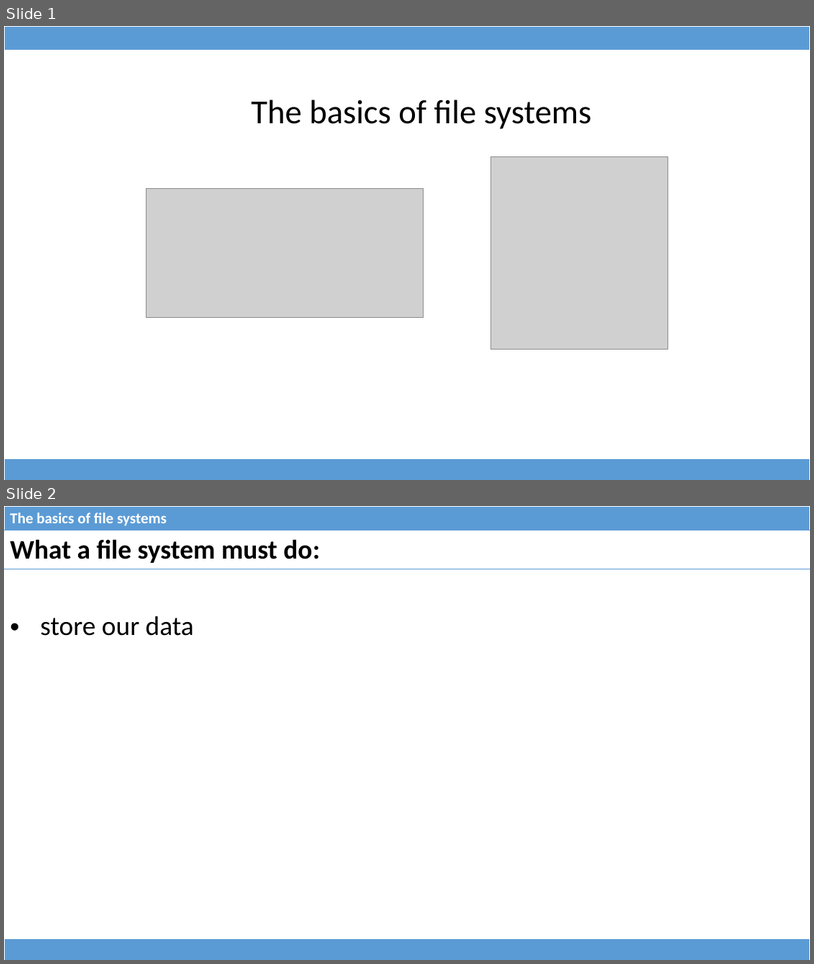
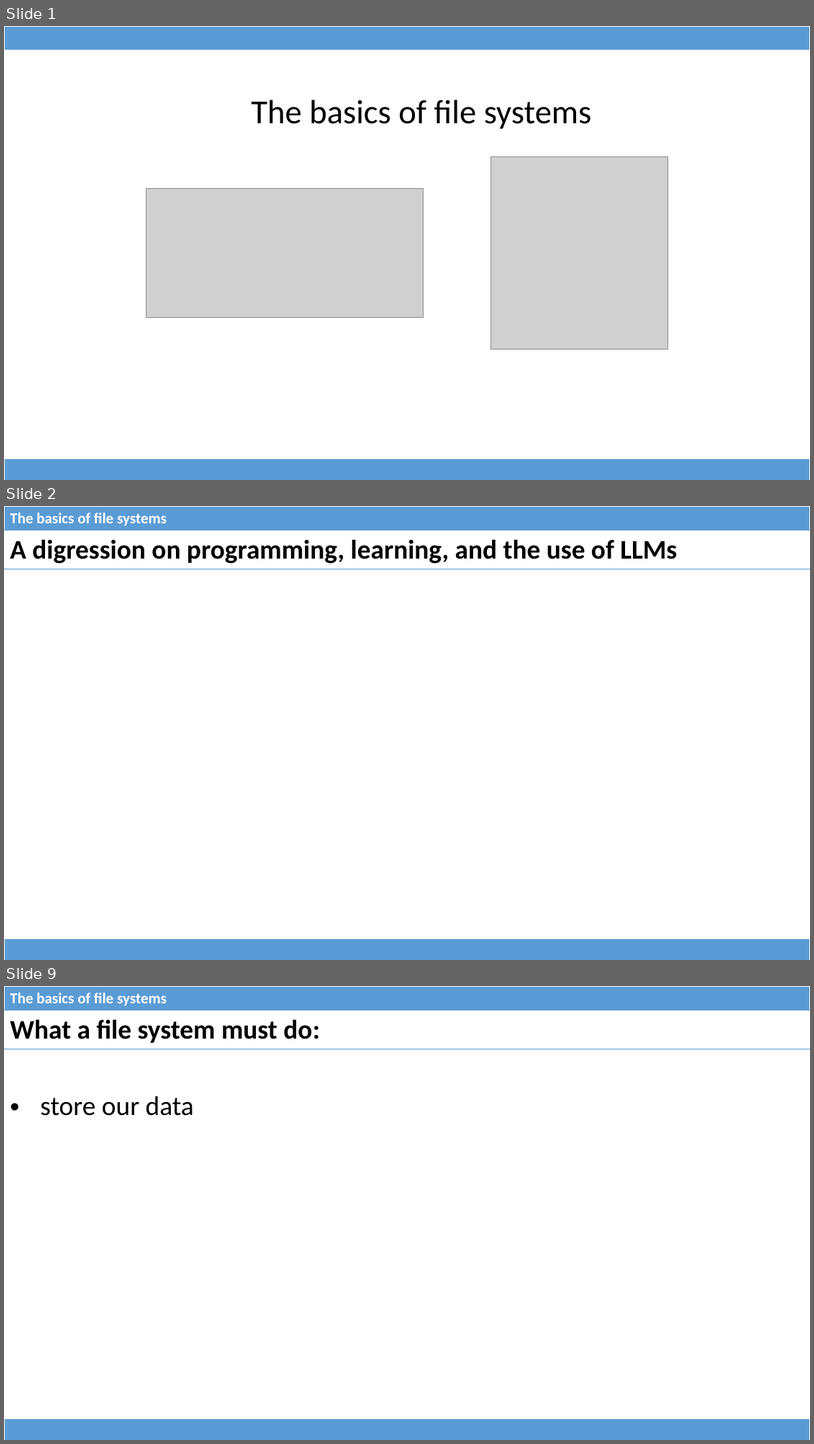
Before and after one commit to dominiquelefevre/filesystems-101-jb, a slide deck: talks/src/class00.pptx. Shown one above the other, each under a label of ours: slides 1 and 2 before the commit, slides 1, 2 and 9 after it; the slides between them are not shown. The pictures are 814x964 and 814x1444 pixels, drawn with LibreOffice and Linux fonts; fonts in the diff are those of the drawing; grey boxes stand for pictures. Boxes give left, top, right and bottom in pixels: in the first picture for what was removed or moved away, otherwise in the second. Text is boxed around its words. In the diff, an @@ line names an element or a change of style, - is before the commit and + after.

```diff
--- a/talks/src/class00.pptx
+++ b/talks/src/class00.pptx
@@ slide 2 added at [4, 506, 810, 960], background #FFFFFF @@
@@ table added at [4, 506, 810, 530], 1 rows, 1 columns @@
+The basics of file systems
@@ table added at [4, 530, 810, 569], 1 rows, 1 columns @@
+A digression on programming, learning, and the use of LLMs
@@ table added at [4, 938, 810, 960], 1 rows, 1 columns @@
+
@@ what was slide 2 is now slide 9 @@
```
Also in this commit, not shown: 2 slides changed, 7 other slides added, 1 slide removed, 1 other file.
